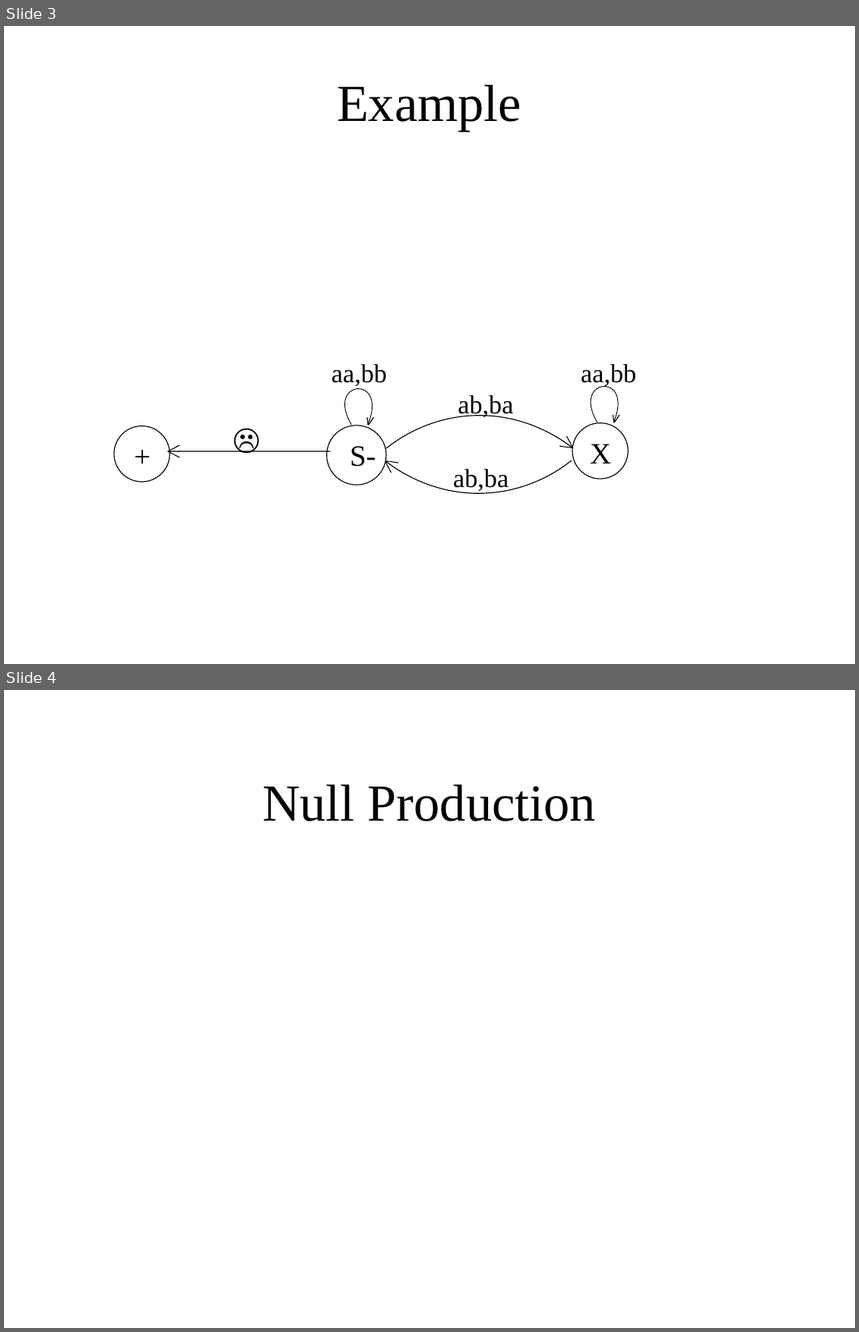
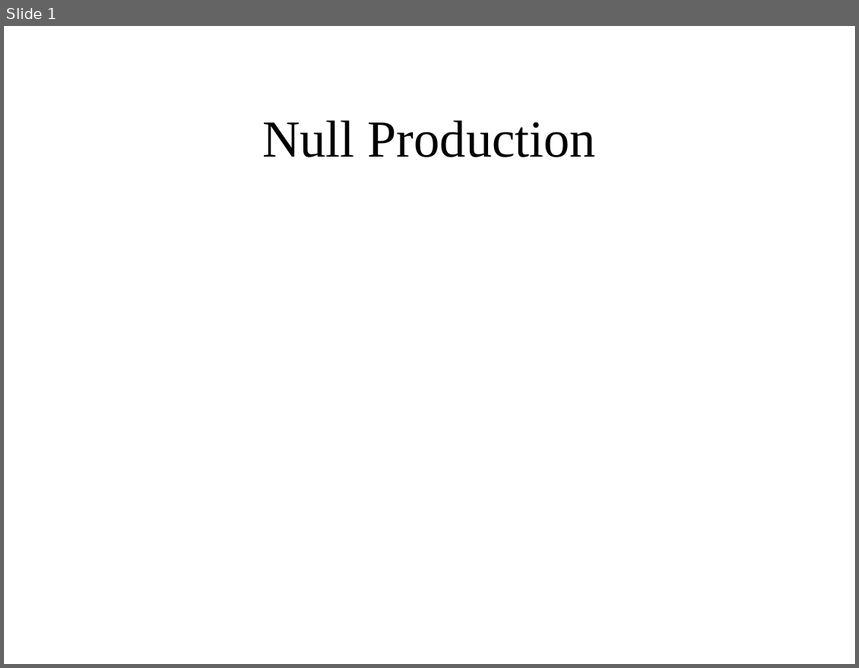
Before and after one commit to bamboat3/toa, a slide deck: Lesson 35.pptx. Shown one above the other, each under a label of ours: slides 3 and 4 before the commit, slide 1 after it. The pictures are 859x1332 and 859x668 pixels, drawn with LibreOffice and Linux fonts; fonts in the diff are those of the drawing; grey boxes stand for pictures. Boxes give left, top, right and bottom in pixels: in the first picture for what was removed or moved away, otherwise in the second. Text is boxed around its words. In the diff, an @@ line names an element or a change of style, - is before the commit and + after.

```diff
--- a/Lesson 35.pptx
+++ b/Lesson 35.pptx
@@ slide 3 removed at (x1=4, y1=26, x2=855, y2=664), background #FFFFFF @@
@@ title removed at (x1=337, y1=85, x2=522, y2=131) @@
-Example
@@ group removed at (x1=113, y1=364, x2=636, y2=509): 8 texts, 8 freeform shapes, 3 ellipses, 1 arrow @@
-ab,ba
-S-
-ab,ba
-aa,bb
-aa,bb
-X
-+
-☹
@@ what was slide 4 is now slide 1 @@
```
Also in this commit, not shown: 3 slides added, 2 other slides removed.
